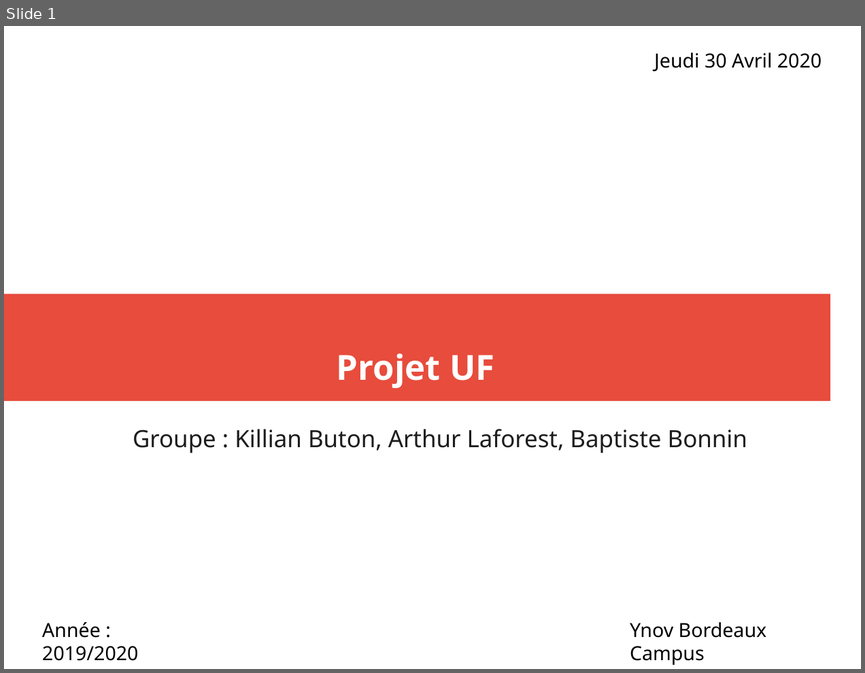
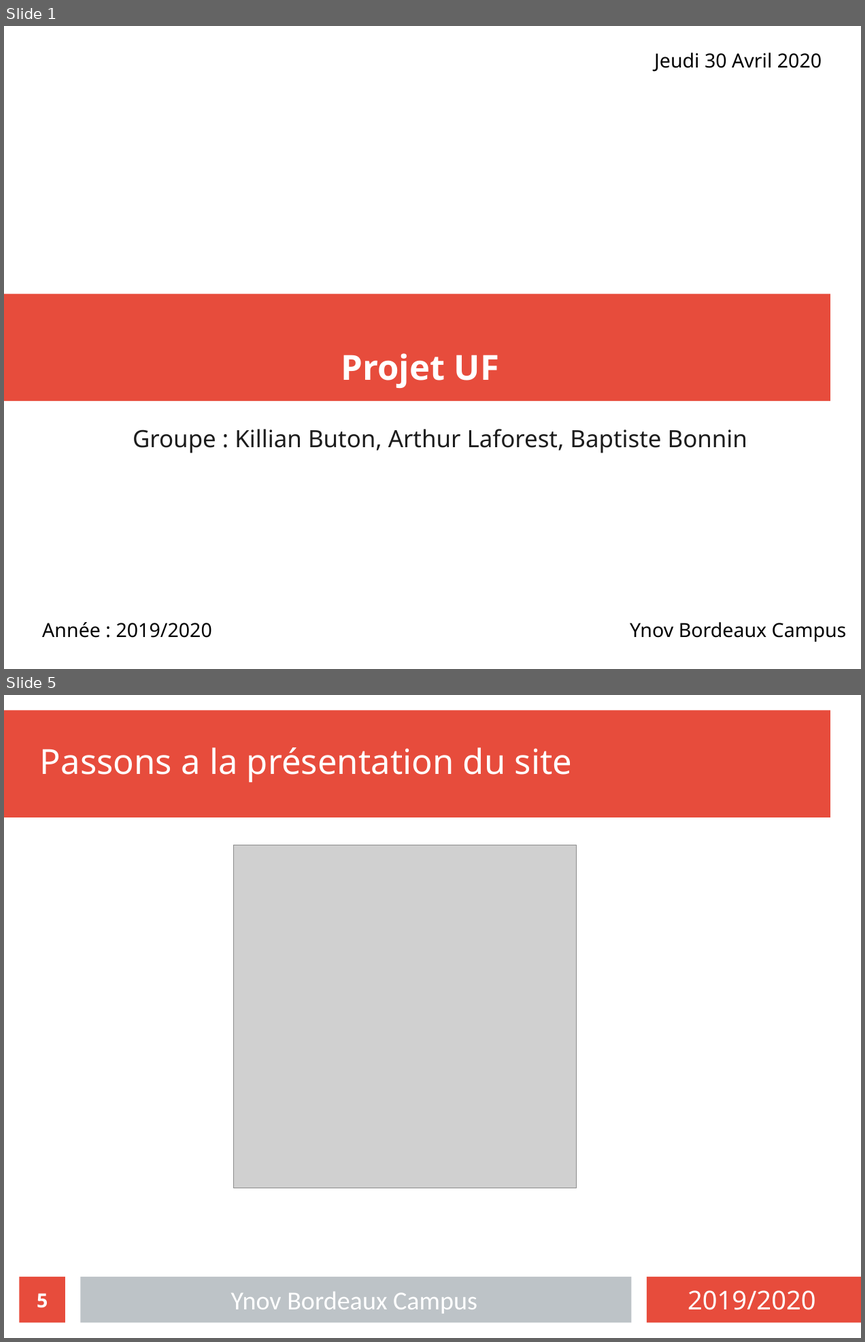
Before and after one commit to exender/Projet-dev, a slide deck: presentation.odp. Shown one above the other, each under a label of ours: slide 1 before the commit, slides 1 and 5 after it; the slides between them are not shown. The pictures are 865x673 and 865x1342 pixels, drawn with LibreOffice and Linux fonts; fonts in the diff are those of the drawing; grey boxes stand for pictures. Boxes give left, top, right and bottom in pixels: in the first picture for what was removed or moved away, otherwise in the second. Text is boxed around its words. In the diff, an @@ line names an element or a change of style, - is before the commit and + after.

```diff
--- a/presentation.odp
+++ b/presentation.odp
@@ slide 5 added at (4, 695, 861, 1338), background #FFFFFF @@
@@ freeform shape added at (4, 711, 830, 818), fill #E74C3C @@
@@ text added at (40, 747, 572, 782), 32 pt, text #FFFFFF @@
+Passons a la présentation du site
@@ picture added at (233, 845, 577, 1188) @@
@@ page number added at (20, 1276, 65, 1323), fill #E74C3C, 18 pt, text #FFFFFF, bold @@
+5
@@ freeform shape added at (80, 1276, 632, 1323), fill #BDC3C7 @@
@@ freeform shape added at (647, 1276, 861, 1323), fill #E74C3C @@
@@ text added at (231, 1291, 477, 1313), 24 pt, text #FFFFFF @@
+Ynov Bordeaux Campus
@@ text added at (687, 1290, 816, 1310), 24 pt, text #FFFFFF @@
+2019/2020
@@ slide 1 changed as well @@
@@ rectangle removed at (4, 293, 830, 401) @@
@@ freeform shape added at (4, 293, 830, 401), fill #E74C3C @@
@@ title "Projet UF": place and size @@
-title "Projet UF" at (337, 353, 494, 388)
+title "Projet UF" at (341, 353, 499, 388)
@@ text "Année : 2019/2020" rewrapped from (42, 622, 138, 660) to (42, 622, 212, 637) @@
@@ text "Ynov Bordeaux Campus" rewrapped from (630, 622, 767, 665) to (630, 622, 847, 641) @@
```
Also in this commit, not shown: 1 other slide changed, 2 other slides added, 1 slide removed.
